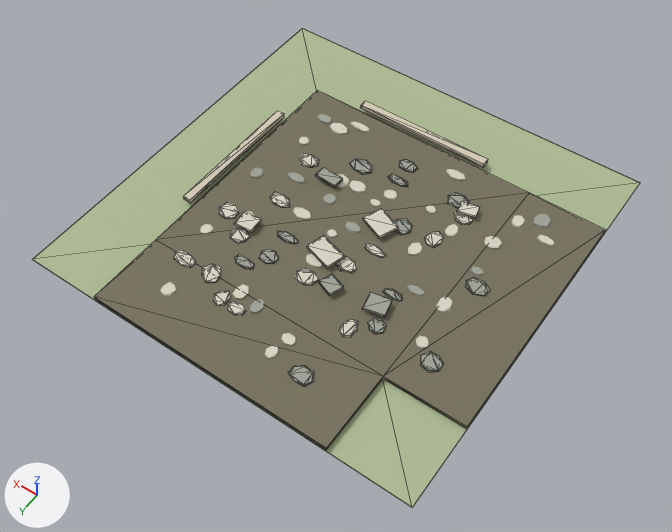
One commit to the glTF model frontend/public/assets/buildings/roads/common_road/common_road_corner_wn_damaged.glb: the scene before it, then after it.
One viewpoint serves both versions: a 50 mm lens placed at (-2.87, 4.16, 5.84), pointed at (-0.12, 0.32, -0.2). Lighting does not change. The marker at lower left points along +X, +Y and +Z. The picture after the commit comes second. Mesh edges are drawn as thin lines on the coarser meshes. Where no turn or scale is listed for an object, it has been applied to the vertices. Vertices at exactly the same position are counted once.

Names of what the first picture shows: 'SM_road_connected_surface.106', 'SM_road_grass_tile.106', 'SM_shoulder_edge.108', 'SM_shoulder_edge.109' and 67 more.
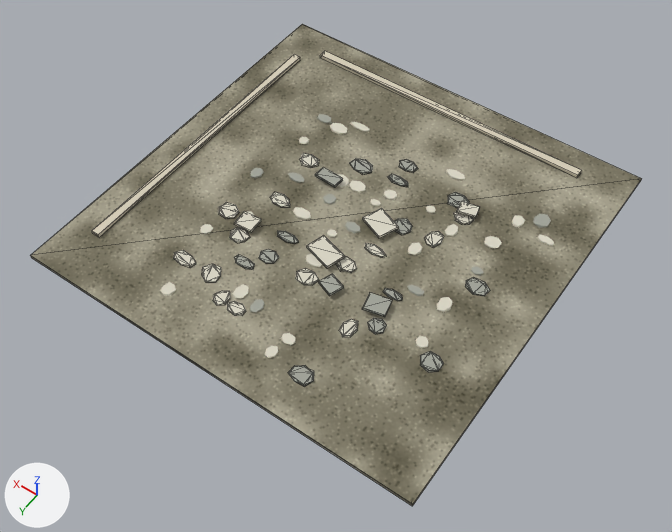
Edits to the bpy script that builds the scene:
```text
Change mat_mat_common_road_surface:
    remove n3 = _N.new('ShaderNodeUVMap'); n3.name = 'UV Map'
    remove n3.uv_map = 'UVMap.-01'
    where n2 = _N.new('ShaderNodeTexImage'); n2.name = 'Image Texture'
    remove _L.new(n3.outputs[0], n2.inputs[0])  # 'UV' to 'Vector'
Change me_sm_road_connected_surface_106:
    used by ob_sm_road_connected_surface_106; location = (0.0, 0.0, 0.0)
    remove me_sm_road_connected_surface_106.from_pydata(...)  # 16 vertices, 28 faces; spans x -1.8..1.1, y -1.1..1.8, z 0.03..0.05
    add me_sm_road_connected_surface_106.from_pydata(...)  # 8 vertices, 12 faces; spans x -1.8..1.8, y -1.8..1.8, z 0.03..0.05
    me_sm_road_connected_surface_106 part 1: the whole mesh is rebuilt
Remove ob_sm_road_grass_tile_106:
    ob_sm_road_grass_tile_106 = bpy.data.objects.new('SM_road_grass_tile.106', me_cube_1245)
    ob_sm_road_grass_tile_106.location = (0.0, 0.0, 0.002)
```

Location of each change, (x1, y1, x2, y2) in pixels of the pictures (672 x 532 px):
'SM_road_connected_surface.106', surface changed, reshaped (20% wider, 34% taller)
    before: (94, 90, 605, 450)
    after: (30, 24, 642, 506)
'SM_road_grass_tile.106', deleted
    before: (32, 28, 640, 508)
